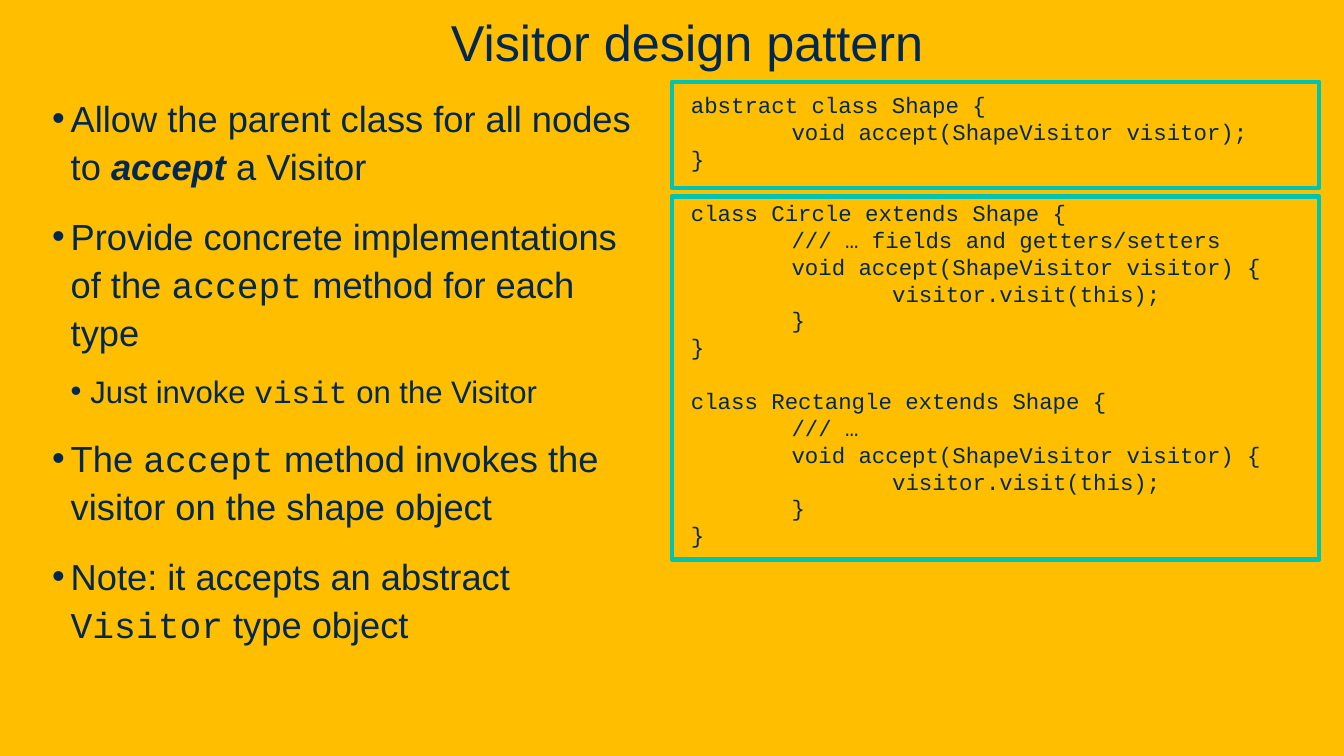
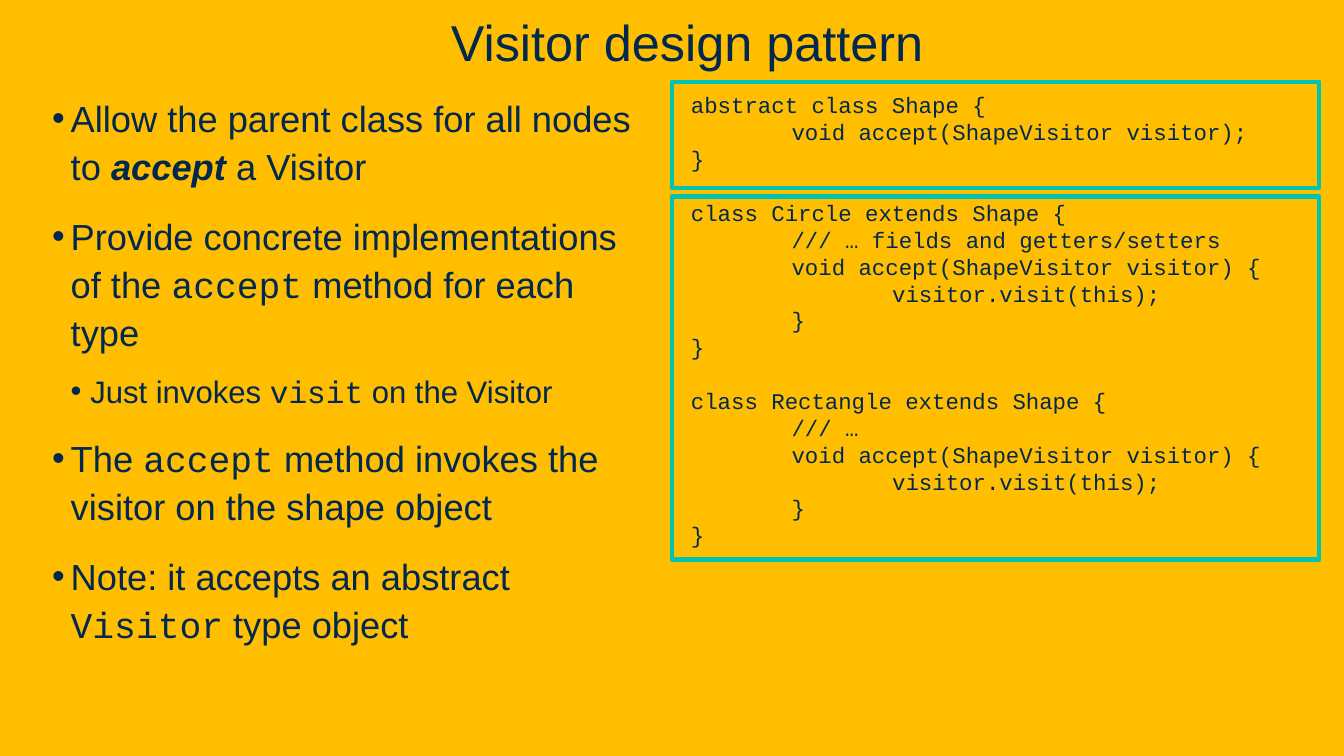
Before and after one commit to davsec-teaching/ecs160-f25, a slide deck: slide 133 of slides/8_design_patterns.pptx. Drawn at 1344x756 pixels with LibreOffice and Linux fonts; fonts in the diff are those of the drawing; background and template pictures are left out. Boxes give left, top, right and bottom in pixels: in the first picture for what was removed or moved away, otherwise in the second. Text is boxed around its words. In the diff, an @@ line names an element or a change of style, - is before the commit and + after.

```diff
--- a/slides/8_design_patterns.pptx
+++ b/slides/8_design_patterns.pptx
@@ text at box(90, 380, 553, 404): text changed @@
-  • Just invoke visit on the Visitor
+  • Just invokes visit on the Visitor
```
Also in this commit, not shown: 3 other slides changed, 2 slides added, 4 slides removed.
